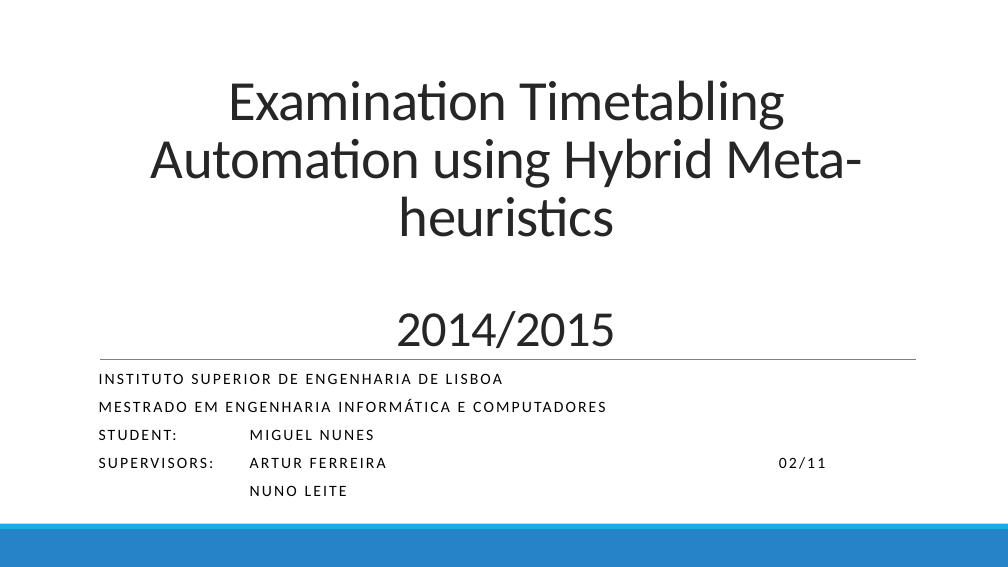
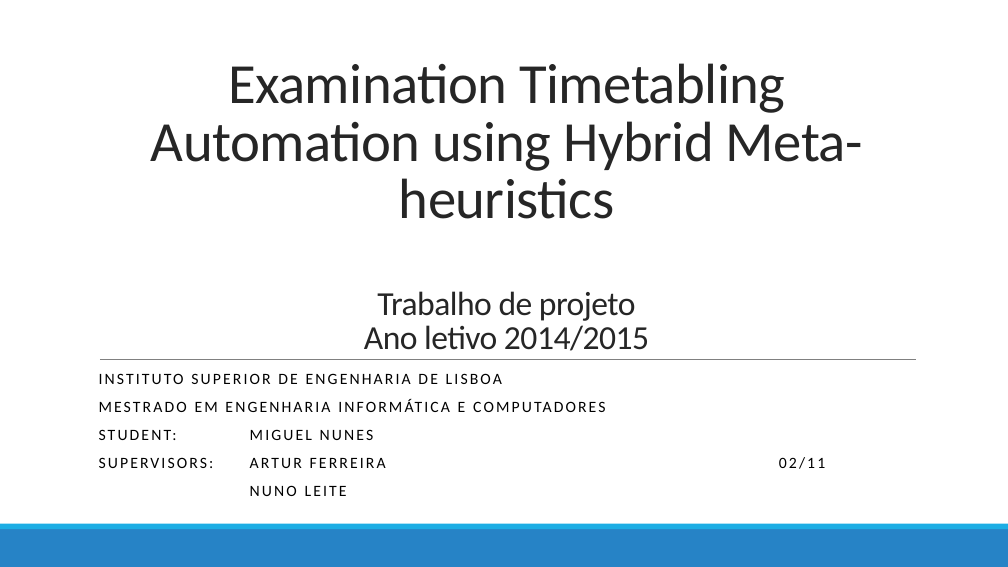
Before and after one commit to devilsdante/isel-examtimetabling-2014-2015, a slide deck: slide 1 of doc/Apresentação Oral/AFinal.pptx. Drawn at 1008x567 pixels with LibreOffice and Linux fonts; fonts in the diff are those of the drawing. Boxes give left, top, right and bottom in pixels: in the first picture for what was removed or moved away, otherwise in the second. Text is boxed around its words. In the diff, an @@ line names an element or a change of style, - is before the commit and + after.

```diff
--- a/doc/Apresentação Oral/AFinal.pptx
+++ b/doc/Apresentação Oral/AFinal.pptx
@@ title at <box>151,63,863,351</box>: text changed @@
-Examination Timetabling Automation using Hybrid Meta-heuristics
-2014/2015
+Examination Timetabling Automation using Hybrid Meta-heuristics
+Trabalho de projeto
+Ano letivo 2014/2015
```
Also in this commit, not shown: 5 other slides changed, 2 slides added, 6 other files.
